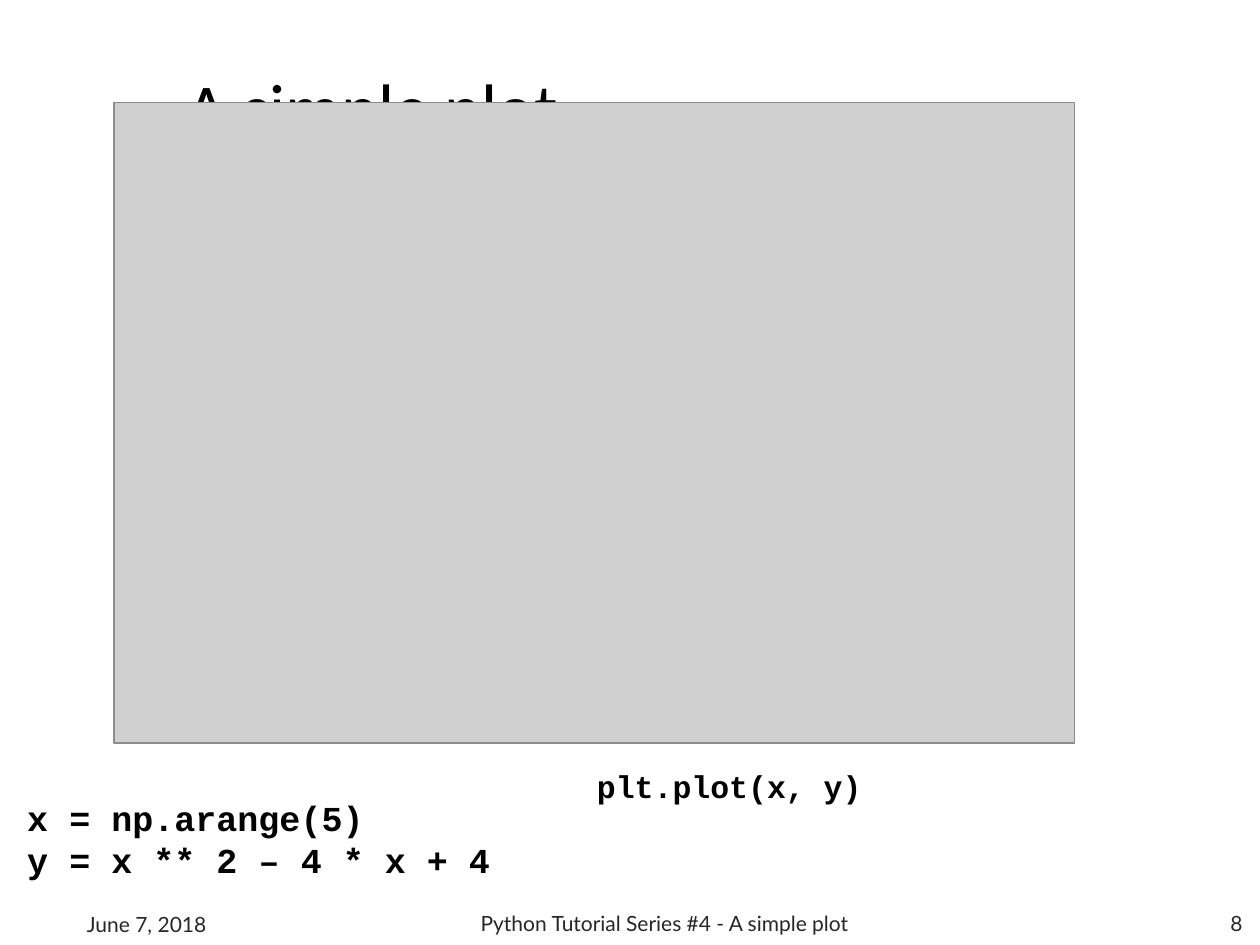
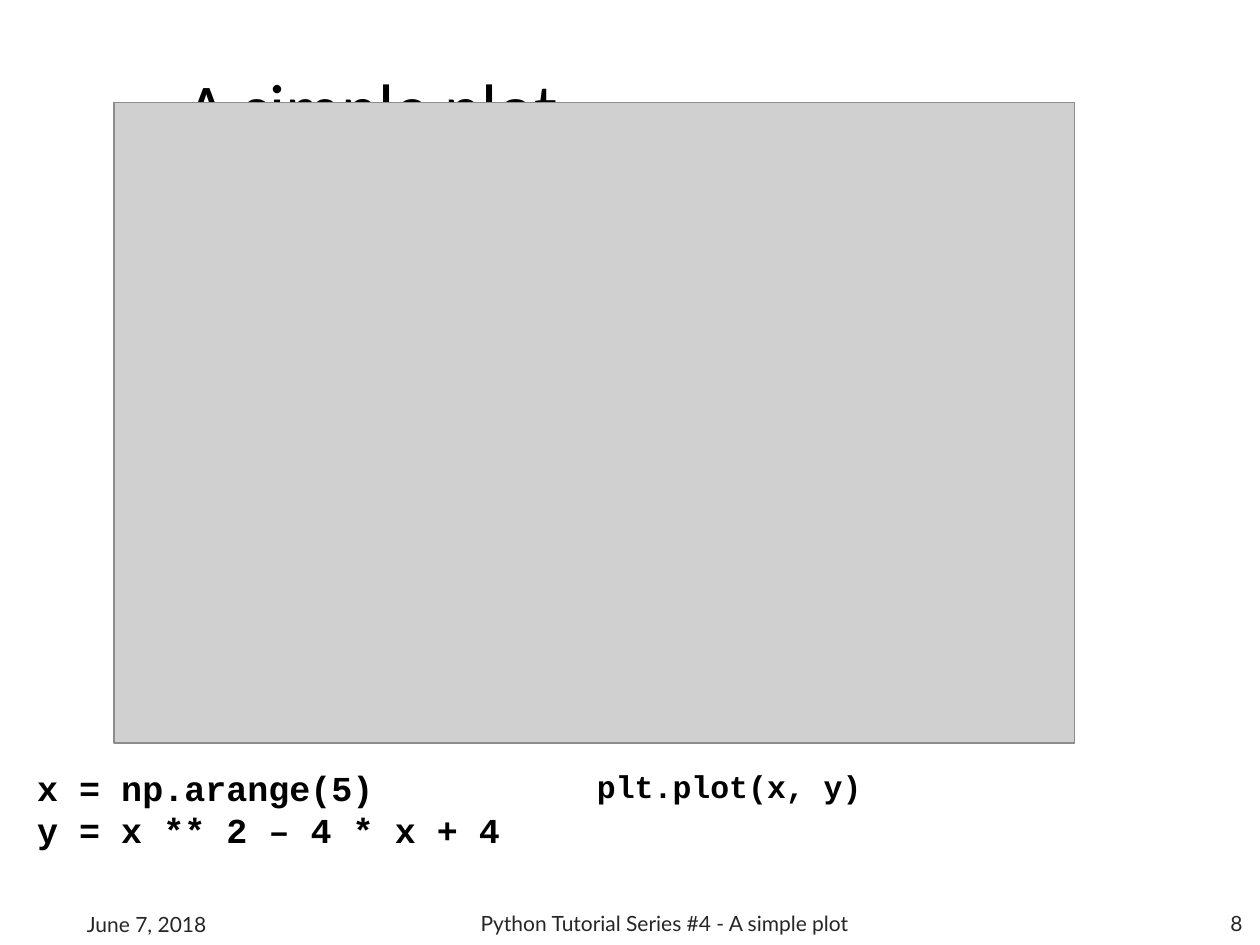
Before and after one commit to b1quint/Python-Tutorial-Series, a slide deck: slide 8 of Presentations/Python Tutorial Series 4 - A simple plot.pptx. Drawn at 1260x945 pixels with LibreOffice and Linux fonts; fonts in the diff are those of the drawing; grey boxes stand for pictures; background and template pictures are left out. Boxes give left, top, right and bottom in pixels: in the first picture for what was removed or moved away, otherwise in the second. Text is boxed around its words. In the diff, an @@ line names an element or a change of style, - is before the commit and + after.

```diff
--- a/Presentations/Python Tutorial Series 4 - A simple plot.pptx
+++ b/Presentations/Python Tutorial Series 4 - A simple plot.pptx
@@ text "x = np.arange(5)": place and size @@
-text "x = np.arange(5)" at [27,806,490,881]
+text "x = np.arange(5)" at [37,777,500,851]
```
Also in this commit, not shown: 25 other slides changed, 8 slides added, 12 other files.
